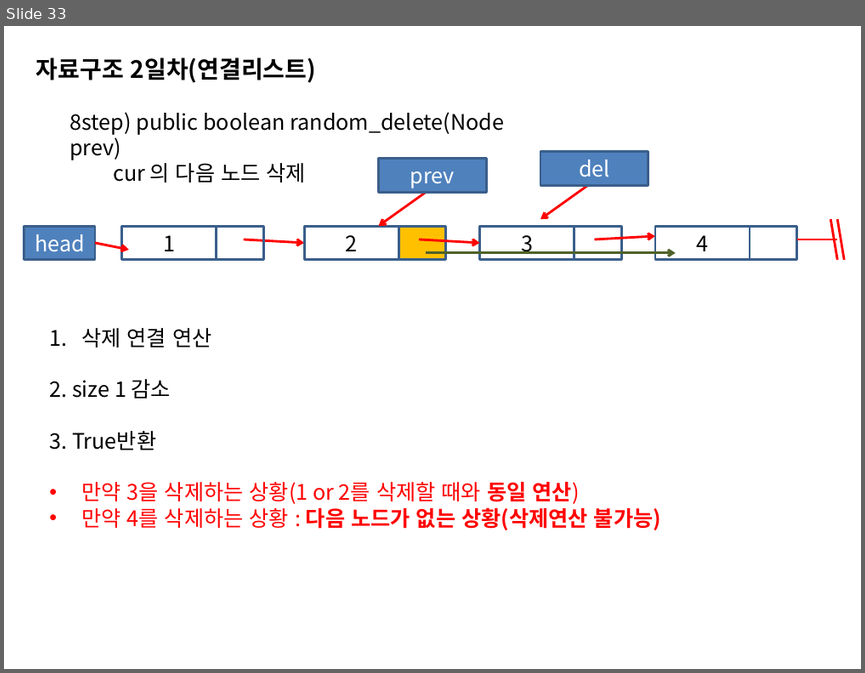
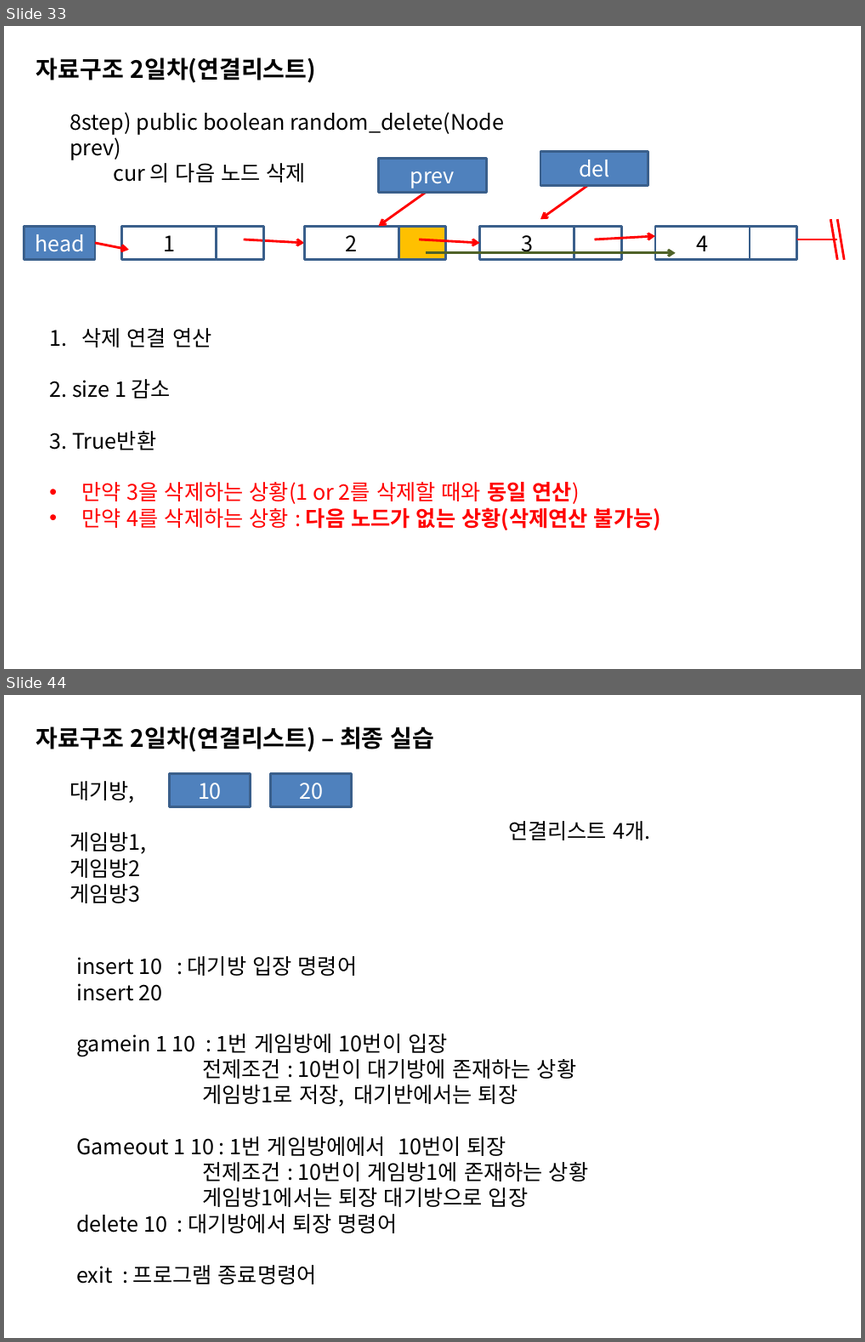
Before and after one commit to sing2song/TILDS, a slide deck: Java자료구조2.pptx. Shown one above the other, each under a label of ours: slide 33 before the commit, slides 33 and 44 after it; the slides between them are not shown. The pictures are 865x673 and 865x1342 pixels, drawn with LibreOffice and Linux fonts; fonts in the diff are those of the drawing. Boxes give left, top, right and bottom in pixels: in the first picture for what was removed or moved away, otherwise in the second. Text is boxed around its words. In the diff, an @@ line names an element or a change of style, - is before the commit and + after.

```diff
--- a/Java자료구조2.pptx
+++ b/Java자료구조2.pptx
@@ slide 44 added at (4,695,861,1338), background #FFFFFF @@
@@ text added at (36,726,435,752), 20 pt, text #000000, bold @@
+자료구조 2일차(연결리스트) – 최종 실습
@@ text added at (69,781,147,903), 18 pt, text #000000 @@
+대기방,
+게임방1,
+게임방2
+게임방3
@@ rectangle added at (170,774,250,807), fill #4F81BD, outline #3A5F8C 2 pt, 18 pt, text #FFFFFF @@
+10
@@ rectangle added at (270,774,351,807), fill #4F81BD, outline #3A5F8C 2 pt, 18 pt, text #FFFFFF @@
+20
@@ text added at (508,821,650,840), 18 pt, text #000000 @@
+연결리스트 4개.
@@ text added at (76,956,588,1284), 18 pt, text #000000 @@
+insert 10 : 대기방 입장 명령어
+insert 20
+gamein 1 10 : 1번 게임방에 10번이 입장
+전제조건 : 10번이 대기방에 존재하는 상황
+게임방1로 저장, 대기반에서는 퇴장
+Gameout 1 10 : 1번 게임방에에서 10번이 퇴장
+전제조건 : 10번이 게임방1에 존재하는 상황
+게임방1에서는 퇴장 대기방으로 입장
+delete 10 : 대기방에서 퇴장 명령어
+exit : 프로그램 종료명령어
```
Also in this commit, not shown: 14 other slides added, 8 other files.
